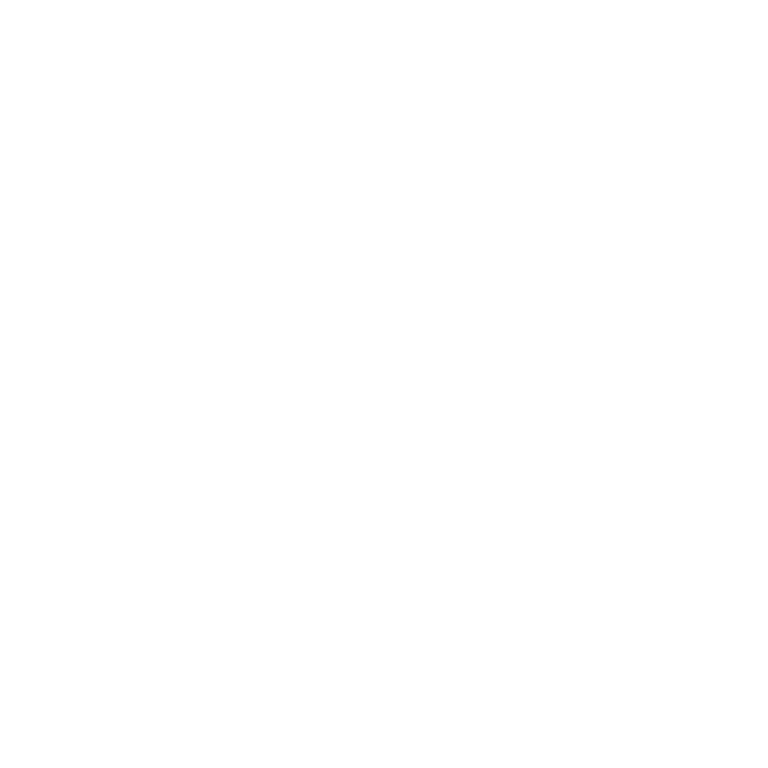
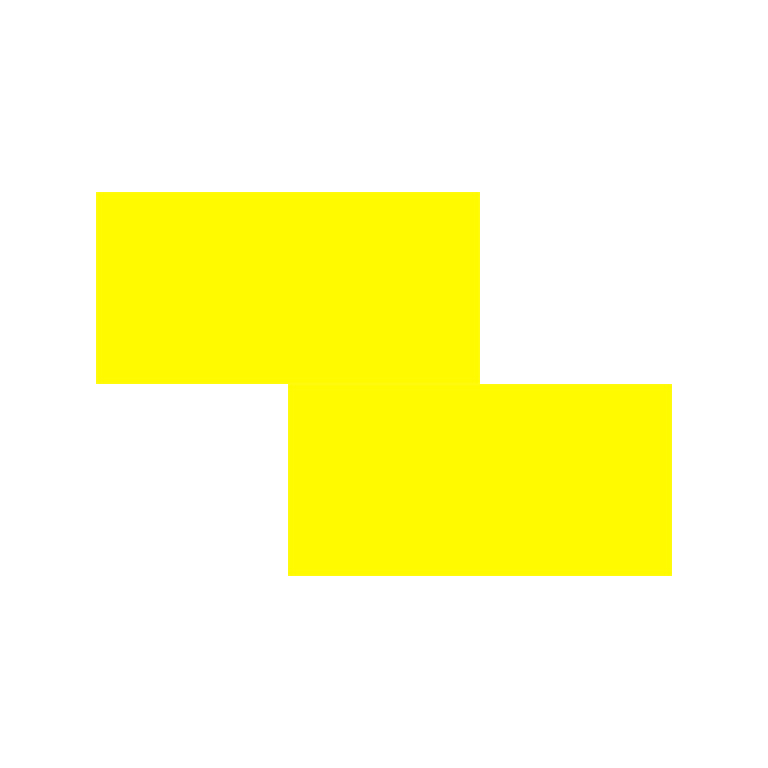
Before/after of a 768 × 768 layered artwork. What changed in the layer stack:
showed group "Group 7" (6 layers) over (96, 192, 672, 576)
added layer "z-yellow" (1st of 2, in "Group 7") in group "Group 7" over (96, 192, 480, 384)
added layer "z-yellow" (2nd of 2, in "Group 7") in group "Group 7" over (288, 384, 672, 576)
